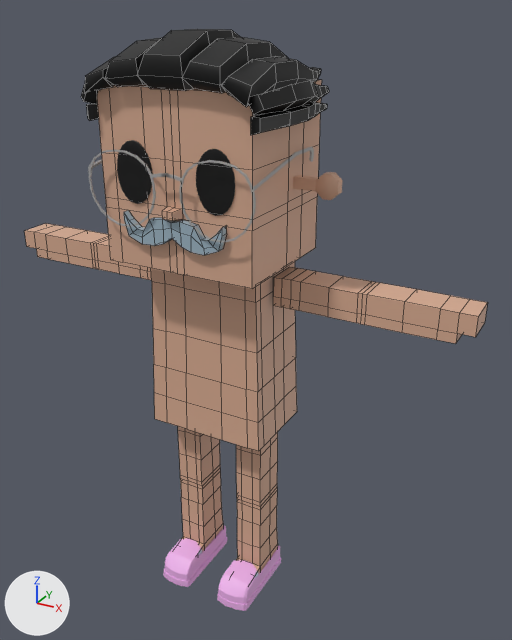
An edit to the FBX model mustachiorascals/fbx/52a4e628-4798-44d6-a348-e7e824c4023c.fbx, drawn before and after from the same camera.
The view is the same before and after, from a 50 mm lens placed at (0.0175, -0.0273, 0.0303), pointed at (0.0013, 0.0021, 0.0156). The axes (+X, +Y, +Z) are drawn at lower left. The lights are the same throughout. Mesh edges are drawn as thin lines on the coarser meshes. Where no turn or scale is listed for an object, it has been applied to the vertices.

The scene before the commit, as lines of its bpy script (objects in view):
```python
me_mesh_005 = bpy.data.meshes.new('Mesh.005')
me_mesh_005.from_pydata(...)  # 80 vertices, 76 faces; spans x -0.00599..0.00599, y 0.00072..0.00156, z 0.02268..0.0238
me_mesh_005.materials.append(mat_skin)  # beige #d8ac92
me_mesh_006 = bpy.data.meshes.new('Mesh.006')
me_mesh_006.from_pydata(...)  # 236 vertices, 179 faces; spans x -0.00422..0.00422, y -0.00332..0.0022, z 0.02145..0.02479
me_mesh_006.materials.append(mat_eyewear)  # grey #aaaaaa
me_mesh_007 = bpy.data.meshes.new('Mesh.007')
me_mesh_007.from_pydata(...)  # 388 vertices, 368 faces; spans x -0.00281..0.0028, y -0.00198..0.00251, z -0.00012..0.0015
# faces by material slot: [364, 4]
me_mesh_007.materials.append(mat_footwear_black)  # pink #eeb1ec
me_mesh_007.materials.append(mat_footwear_white)  # blue #cae2f4
ob_e_7 = bpy.data.objects.new('e_7', me_mesh_005)
ob_e_7.location = (0.0, 0.0, 0.0)
ob_ew_round_2 = bpy.data.objects.new('ew_round_2', me_mesh_006)
ob_ew_round_2.location = (0.0, 0.0, 0.0)
ob_f_slipons = bpy.data.objects.new('f_slipons', me_mesh_007)
ob_f_slipons.location = (0.0, 0.0, 0.0)
# also in view: 'mustachio_body' at (0.0, 0.0011, 0.0144); 'mustachio_head' at (0.0, 0.0002, 0.0227); 'eye_5' at (0.0, -0.0028, 0.0238); 'mustachio_legs' at (0.0, 0.0003, 0.0053); 'mustachio_arms' at (0.0, 0.0012, 0.0181)
```
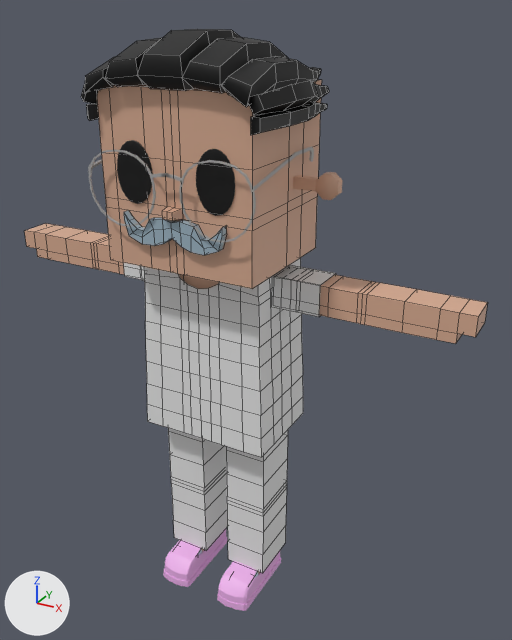
The change in detail:
Material 'upper_garment_1' (mat_upper_garment_1) is new.
Its base color is (0.8, 0.8, 0.8) (white #e7e7e7).
Material 'lower_garment' (mat_lower_garment) is new.
Its base color is (0.8, 0.8, 0.8) (white #e7e7e7).
Mesh me_mesh_012 is new.
It has 24 vertices, 18 faces and spans x -0.00561..0.00561, y 0.00027..0.00209, z 0.01737..0.01893.
It uses material mat_upper_garment_1 (white #e7e7e7).
Mesh me_mesh_003_1 is new.
It has 72 vertices, 64 faces and spans x -0.003..0.003, y -0.00018..0.00265, z 0.00139..0.01069.
It uses material mat_lower_garment (white #e7e7e7).
Mesh me_mesh_011 is new.
It has 230 vertices, 212 faces and spans x -0.00349..0.00349, y -0.0013..0.00353, z 0.00994..0.01894.
It uses material mat_upper_garment_1 (white #e7e7e7).
Object 'c_shirt_2' (ob_c_shirt_2) is new; it shows me_mesh_012.
Its location is (0.0, 0.0, 0.0).
Object 'c_pants' (ob_c_pants) is new; it shows me_mesh_003_1.
Its location is (0.0, 0.0, 0.0).
Object 'c_shirt_1' (ob_c_shirt_1) is new; it shows me_mesh_011.
Its location is (0.0, 0.0, 0.0).

Where the change shows, as pixel boxes [x1, y1, x2, y2] in the pictures (512 x 640 px):
'c_shirt_1', added
    after: [144, 258, 303, 457]
'c_pants', added
    after: [168, 428, 288, 573]
'c_shirt_2', added
    after: [124, 263, 336, 317]
'mustachio_body', unchanged, covered by the edit
    before: [151, 262, 297, 451]
    after: [179, 274, 219, 289]
'mustachio_legs', unchanged, covered by the edit
    before: [178, 426, 278, 574]
